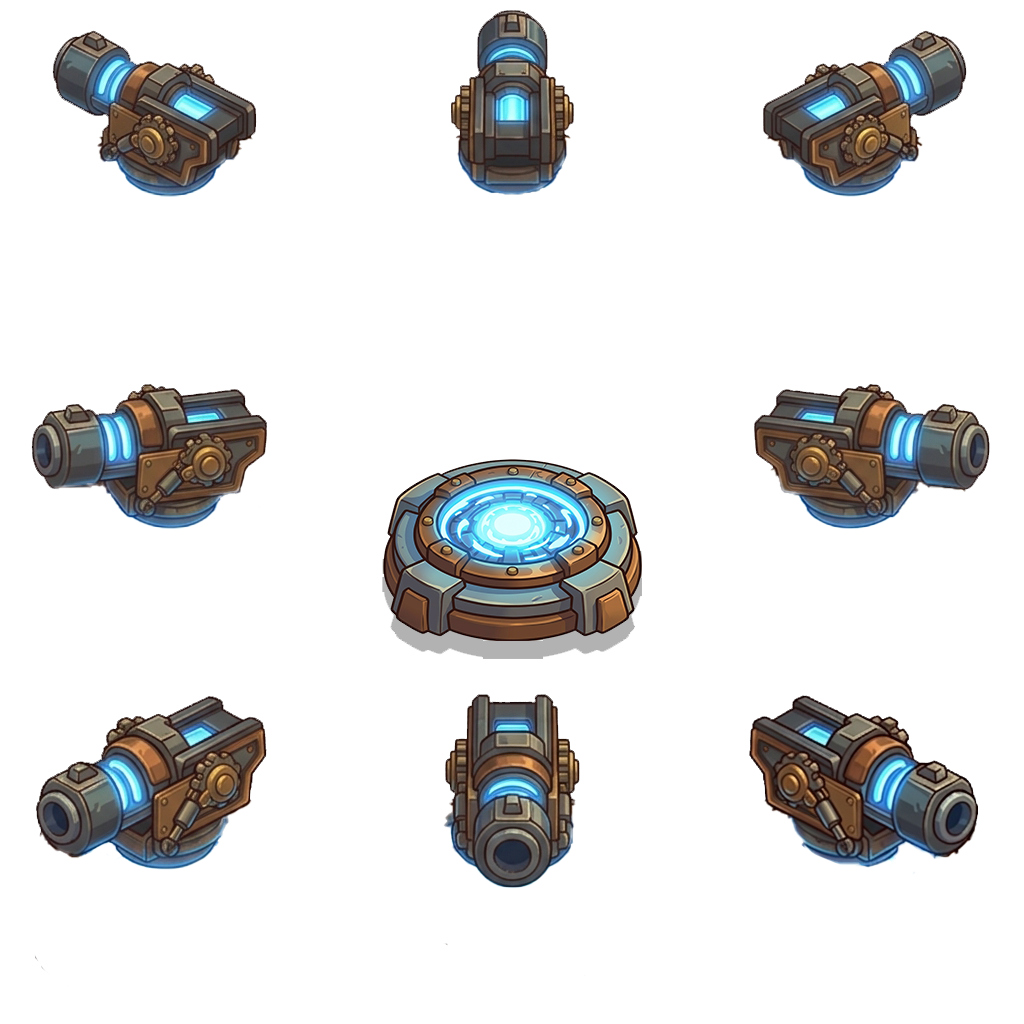
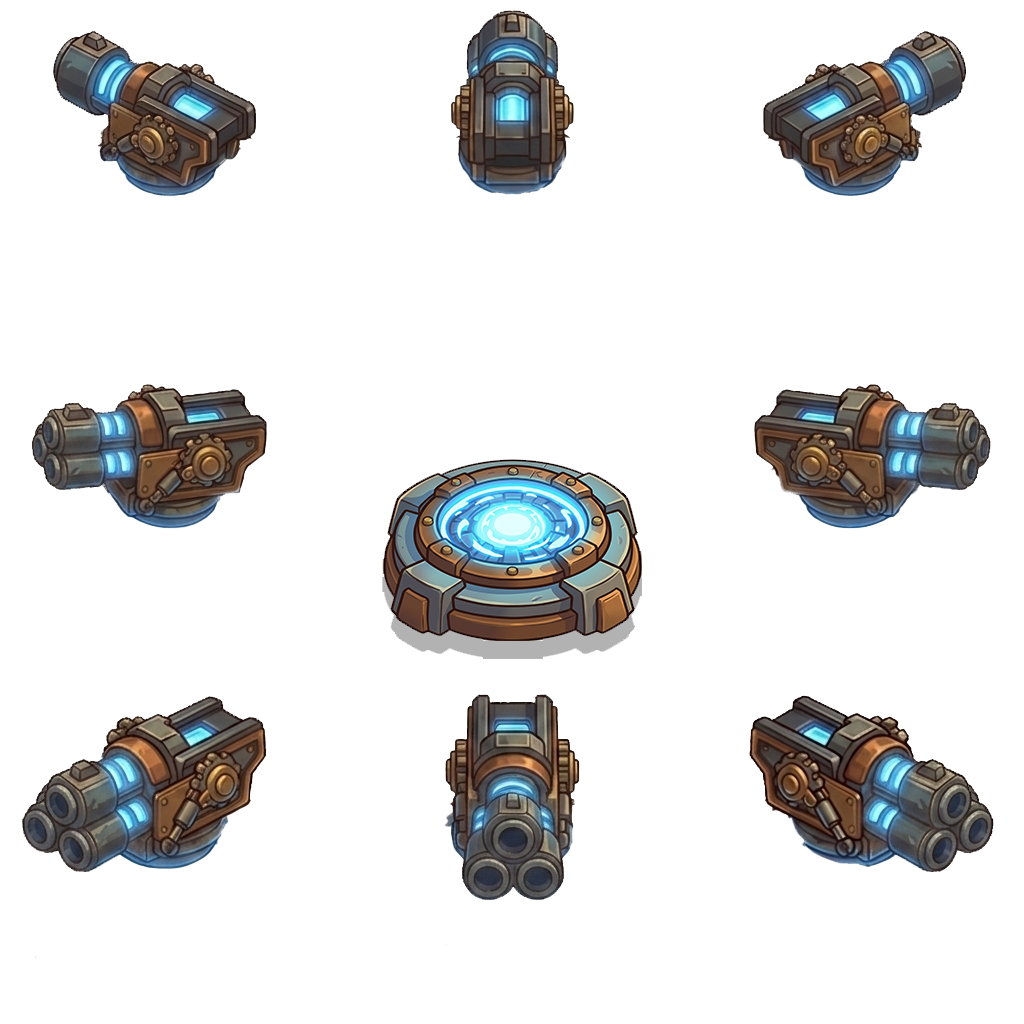
Before/after of a 1024 x 1024 layered artwork. What changed in the layer stack:
added layer "Layer 2" above "Layer 1" over (22, 10, 994, 969)
added layer "Layer 1" above "Слой 4" over (34, 10, 989, 969)
hid "Слой 1" over (31, 10, 990, 976)
